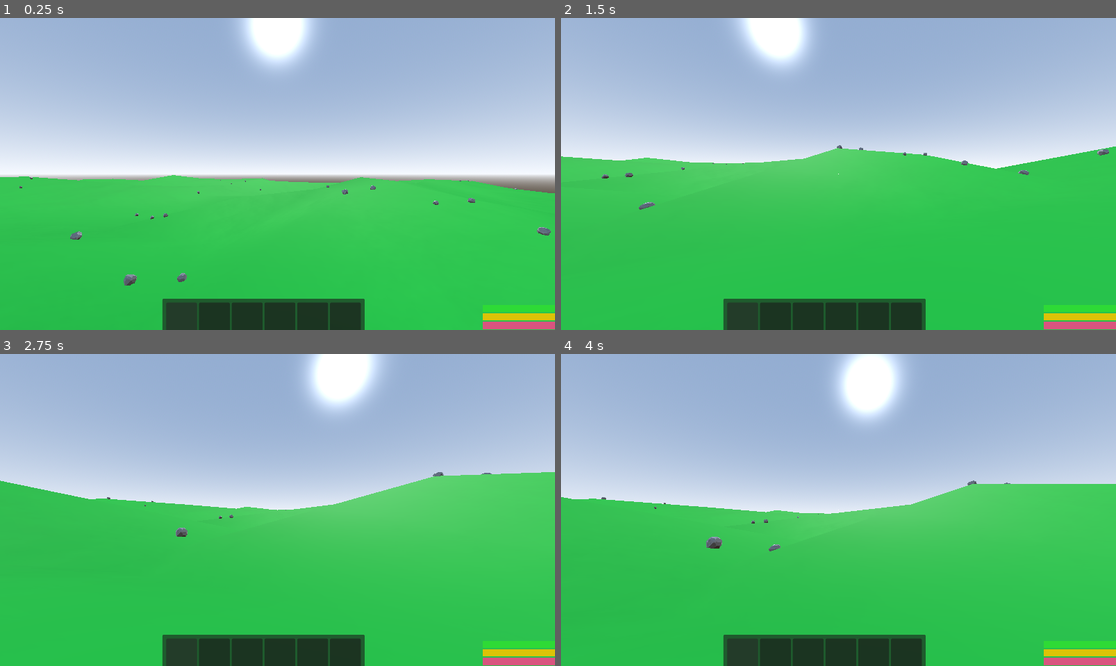
Above: before the commit, frames 1-4 (two rows, left to right).
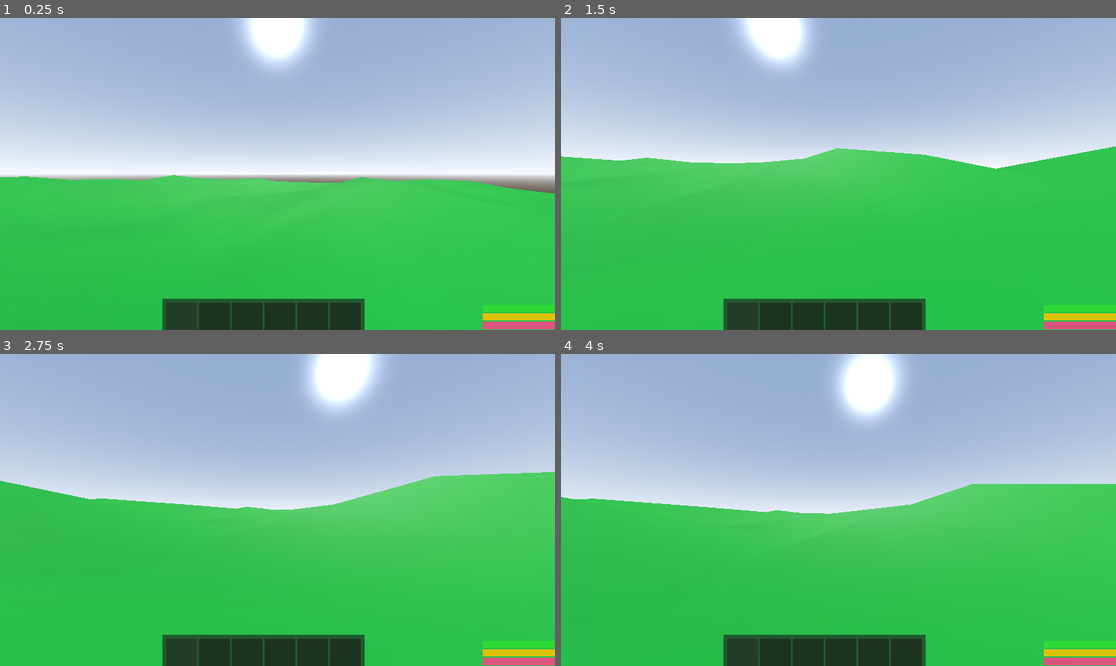
Above: after the commit, the same moments.

Repository: Zin-ful/muck2
Game: Godot game, scene res://main_world/world.tscn
Same seed, same stepped clock (60 frames per second), same inputs: the game is played once before the commit and once after it.
Inputs (mouse positions are in pixels of both pictures, inside the frame that each line leads up to):
- Up to frame 1 (0.25 s): no input
- Up to frame 2 (1.5 s): tap Enter at 0.5 s; move the mouse to (832, 180) at 0.52 s; hold W (up) from 0.53 s (still down); tap E (interact) at 0.6 s; click (832, 180) at 0.67 s; tap Space (jump) at 0.77 s; move the mouse to (877, 177) at 1.27 s; tap Shift (sprint) at 1.35 s
- Up to frame 3 (2.75 s): keep holding W (up); tap Space (jump) at 1.52 s; move the mouse to (233, 506) at 2.02 s; click (233, 506) at 2.1 s
- Up to frame 4 (4 s): move the mouse to (844, 510) at 2.77 s; release W (up) at 2.78 s; hold A (left) 2.78-3.53 s; tap Delete at 2.85 s; click (844, 510) at 2.92 s; tap Space (jump) at 3.02, 3.77 s; move the mouse to (816, 503) at 3.52 s; hold W (up) from 3.53 s (still down); tap E (interact) at 3.6 s

The runs differ from the first frame. In frame 1, 0.3% of the frame differs, in the area x 3-100%, y 51-86%; in frame 2, 0.2%; in frame 3, 0.1%; in frame 4, 0.2%.

Commit message:
spawnstuff

Diff:
--- a/main_world/world.tscn
+++ b/main_world/world.tscn
@@ -4,7 +4,7 @@
 [ext_resource type="Script" uid="uid://c663tmxr6tpct" path="res://scripts/world.gd" id="1_8gq5f"]
 [ext_resource type="Script" uid="uid://c0n8ltsklovba" path="res://scripts/terrain.gd" id="2_1eufj"]
 [ext_resource type="PackedScene" uid="uid://djb4g7qmhdvvg" path="res://scenes/player/player.tscn" id="3_1eufj"]
-[ext_resource type="Script" uid="uid://d1axldabv27cn" path="res://scripts/terrain_generator.gd" id="3_4f1o6"]
+[ext_resource type="Script" uid="uid://d1axldabv27cn" path="res://scripts/spawn_generator.gd" id="3_4f1o6"]
 [ext_resource type="Script" uid="uid://dx8d21aixosme" path="res://scripts/inventory/inventory_data.gd" id="4_pqu5q"]
 [ext_resource type="Script" uid="uid://bxivw6ne2obsm" path="res://scripts/inventory/slot_data.gd" id="5_vadjl"]
 [ext_resource type="Resource" uid="uid://euf08lvorh43" path="res://items/resources/apple.tres" id="6_vadjl"]
@@ -98,7 +98,19 @@
 [node name="TerrainGenerator" type="Node3D" parent="." unique_id=999568308 node_paths=PackedStringArray("terrain")]
 script = ExtResource("3_4f1o6")
 terrain = NodePath("../Terrain")
-rock_scenes = Array[PackedScene]([ExtResource("10_rsxog")])
+tree_scenes = null
+tree_count = null
+tree_min_height_ratio = null
+tree_max_height_ratio = null
+tree_max_slope = null
+rock_scenes = null
+rock_count = null
+rock_min_height_ratio = null
+rock_max_height_ratio = null
+rock_max_slope = null
+random_seed = null
+random_scale_variation = null
+align_to_normal = null
 
 [node name="Player" parent="." unique_id=505836811 instance=ExtResource("3_1eufj")]
 transform = Transform3D(1, 0, 0, 0, 1, 0, 0, 0, 1, 0, 12.492783, 0)
--- a/scenes/interactables/rock_1.tscn
+++ b/scenes/interactables/rock_1.tscn
@@ -40,4 +40,5 @@
 [node name="CollisionShape3D" type="CollisionShape3D" parent="DetectionArea" unique_id=132966617]
 shape = SubResource("ConvexPolygonShape3D_dfslw")
 
+[connection signal="child_entered_tree" from="." to="." method="_on_child_entered_tree"]
 [connection signal="body_shape_entered" from="DetectionArea" to="." method="_on_detection_area_body_shape_entered"]
--- /dev/null
+++ b/scenes/spawn_area.tscn
@@ -0,0 +1,3 @@
+[gd_scene format=3 uid="uid://be6l4cip2fhoi"]
+
+[node name="SpawnArea" type="Area3D" unique_id=481096881]
--- a/scripts/interactables/rock.gd
+++ b/scripts/interactables/rock.gd
@@ -16,4 +16,4 @@
 	queue_free()
 
 func _on_detection_area_body_shape_entered(body_rid: RID, body: Node3D, body_shape_index: int, local_shape_index: int) -> void:
-	pass # Replace with function body.
+	pass
--- /dev/null
+++ b/scripts/spawn_generator.gd
@@ -0,0 +1,133 @@
+extends Node3D
+
+@export var terrain: MeshInstance3D  #terrain node for access
+@export_group("Spawn Areas")
+@export var spawn_scenes: Array[PackedScene]
+@export var spawn_scenes_count := 200
+@export_range(0.0, 1.0) var tree_max_slope := 0.3
+
+@export_group("Chests")
+@export var chests_scenes: Array[PackedScene]
+@export var chests_count := 150
+@export_range(0.0, 1.0) var chests_min_height_ratio := 0.0
+@export_range(0.0, 1.0) var chests_max_height_ratio := 1.0
+@export_range(0.0, 1.0) var chests_max_slope := 0.7           #rocks can be on steeper terrain
+
+@export_group("Scatter Settings")
+@export var random_seed := 42
+@export var random_scale_variation := 0.3
+@export var align_to_normal := true
+
+var _rng := RandomNumberGenerator.new()
+
+func spawn_all() -> void:
+	if not terrain:
+		push_error("TerrainObjectSpawner: no terrain assigned")
+		return
+	if not terrain.noise:
+		push_error("Terrain has no noise assigned"); return
+	_rng.seed = random_seed
+	_spawn_areas(spawn_scenes, spawn_scenes_count)
+	_spawn_objects(chests_scenes, chests_count, chests_min_height_ratio, chests_max_height_ratio, chests_max_slope)
+
+func _spawn_areas(scenes: Array[PackedScene], count: int):
+	if not scenes:
+		return
+	print("terrain.size = ", terrain.size, " | half = ", terrain.size / 2.0)
+	var half: float = terrain.size / 2.0
+	var placed := 0
+	var attempts := 0
+	var max_attempts := count * 20
+
+	while placed < count and attempts < max_attempts:
+		attempts += 1
+		var x := _rng.randf_range(-half, half)
+		var z := _rng.randf_range(-half, half)
+		var hit := _get_surface_height(x, z)
+		if hit.is_empty():
+			continue
+		var y: float = hit.position.y
+		var normal: Vector3 = hit.normal
+
+		if placed == 0:
+			print("Sample point: x=", x, " z=", z)
+			print("get_height returned: ", y)
+			print("terrain global_pos: ", terrain.global_position)
+			print("normal: ", normal)
+
+		var scene := scenes[_rng.randi() % scenes.size()]
+		_place_object(scene, Vector3(x, y, z), normal, 0.5)
+		placed += 1
+
+func _spawn_objects(
+	scenes: Array[PackedScene],
+	count: int,
+	min_height_ratio: float,
+	max_height_ratio: float,
+	max_slope: float
+) -> void:
+	if not scenes:
+		return
+	print("terrain.size = ", terrain.size, " | half = ", terrain.size / 2.0)
+	var half: float = terrain.size / 2.0
+	var min_h: float = -terrain.height + terrain.height * min_height_ratio * 2.0
+	var max_h: float = -terrain.height + terrain.height * max_height_ratio * 2.0
+	var placed := 0
+	var attempts := 0
+	var max_attempts := count * 20
+
+	while placed < count and attempts < max_attempts:
+		attempts += 1
+		var x := _rng.randf_range(-half, half)
+		var z := _rng.randf_range(-half, half)
+		var hit := _get_surface_height(x, z)
+		if hit.is_empty():
+			continue
+		var y: float = hit.position.y
+		var normal: Vector3 = hit.normal
+
+		if placed == 0:
+			print("Sample point: x=", x, " z=", z)
+			print("get_height returned: ", y)
+			print("terrain global_pos: ", terrain.global_position)
+			print("normal: ", normal)
+
+		if y < min_h or y > max_h:
+			continue
+
+		var slope: float = 1.0 - normal.y
+		if slope > max_slope:
+			continue
+		var scene := scenes[_rng.randi() % scenes.size()]
+		_place_object(scene, Vector3(x, y, z), normal, 0.5)
+		placed += 1
+
+func _place_object(scene: PackedScene, pos: Vector3, surface_normal: Vector3, y_offset: float) -> void:
+	var instance := scene.instantiate() as Node3D
+	add_child(instance)
+
+	var scale_factor := 1.0 + _rng.randf_range(-random_scale_variation, random_scale_variation)
+	instance.scale = Vector3.ONE * scale_factor
+
+	var random_y_rot := _rng.randf_range(0.0, TAU)
+	if align_to_normal:
+		var up := surface_normal
+		var forward := Vector3.FORWARD.rotated(Vector3.UP, random_y_rot)
+		if abs(up.dot(forward)) > 0.99:
+			forward = Vector3.RIGHT.rotated(Vector3.UP, random_y_rot)
+		var right := forward.cross(up).normalized()
+		forward = up.cross(right).normalized()
+		instance.global_transform.basis = Basis(right, up, -forward) * instance.global_transform.basis
+	else:
+		instance.rotation.y = random_y_rot
+
+	instance.global_position = pos + surface_normal * y_offset
+
+func _get_surface_height(x: float, z: float) -> Dictionary:
+	var space := terrain.get_world_3d().direct_space_state
+	var origin := Vector3(x, terrain.height + 10.0, z)
+	var target := Vector3(x, -terrain.height - 10.0, z)
+	var query := PhysicsRayQueryParameters3D.create(origin, target)
+	query.collide_with_areas = false
+	var result := space.intersect_ray(query)
+	return result
Renamed: scripts/terrain_generator.gd -> scripts/spawn_area.gd
Not shown, added: scripts/spawn_area.gd.uid
Renamed: scripts/terrain_generator.gd.uid -> scripts/spawn_generator.gd.uid
